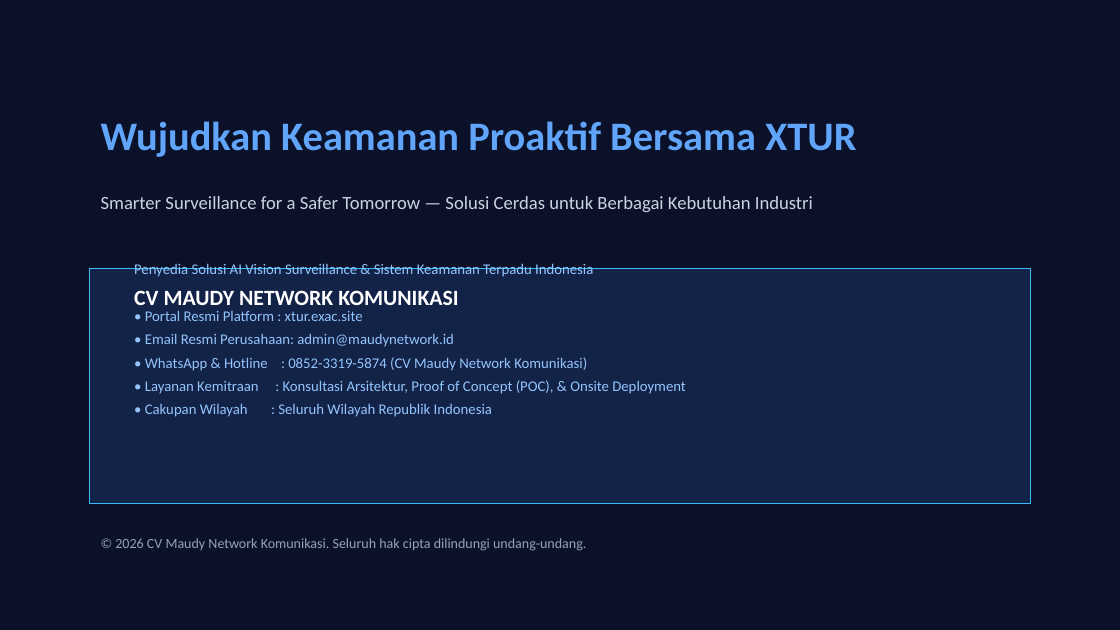
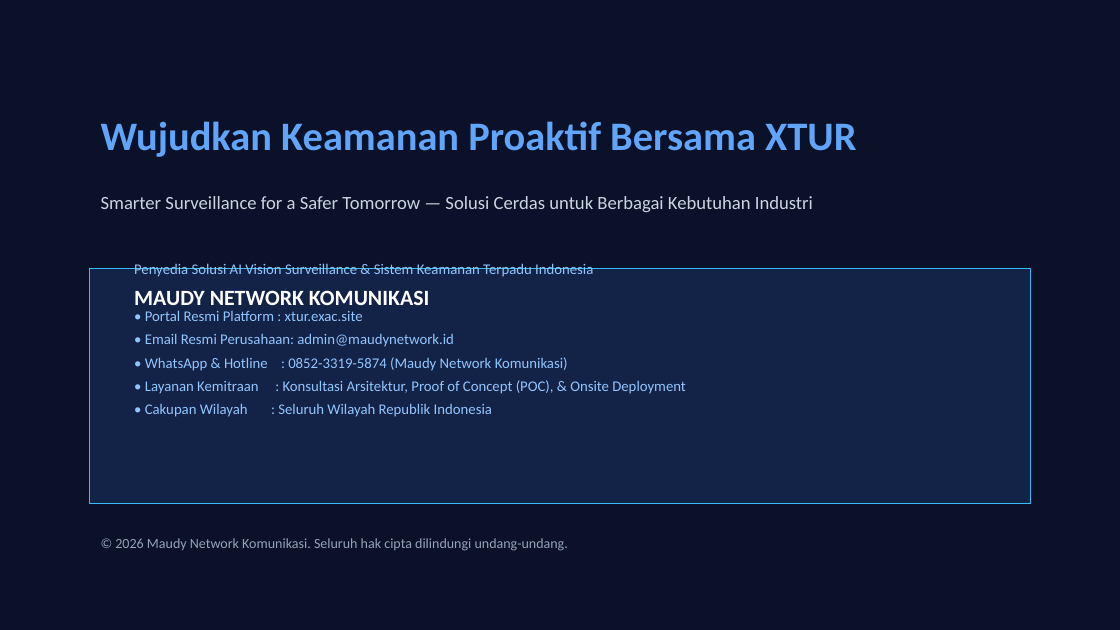
Before and after one commit to elfonda256/xtur-product-profile, a slide deck: slide 12 of exports/XTUR-AI-Surveillance-Product-Profile.pptx. Drawn at 1120x630 pixels with LibreOffice and Linux fonts; fonts in the diff are those of the drawing. Boxes give left, top, right and bottom in pixels: in the first picture for what was removed or moved away, otherwise in the second. Text is boxed around its words. In the diff, an @@ line names an element or a change of style, - is before the commit and + after.

Commit message:
fix(branding): change 'CV Maudy Network Komunikasi' to 'Maudy Network Komunikasi'

```diff
--- a/exports/XTUR-AI-Surveillance-Product-Profile.pptx
+++ b/exports/XTUR-AI-Surveillance-Product-Profile.pptx
@@ text at (x1=134, y1=290, x2=429, y2=312): text changed @@
-CV MAUDY NETWORK KOMUNIKASI
+MAUDY NETWORK KOMUNIKASI
@@ text at (x1=145, y1=357, x2=568, y2=371): text changed @@
-• WhatsApp & Hotline : 0852-3319-5874 (CV Maudy Network Komunikasi)
+• WhatsApp & Hotline : 0852-3319-5874 (Maudy Network Komunikasi)
@@ text at (x1=115, y1=538, x2=568, y2=551): text changed @@
-© 2026 CV Maudy Network Komunikasi. Seluruh hak cipta dilindungi undang-undang.
+© 2026 Maudy Network Komunikasi. Seluruh hak cipta dilindungi undang-undang.
```
Also in this commit, not shown: 11 other slides changed, 4 other files.
